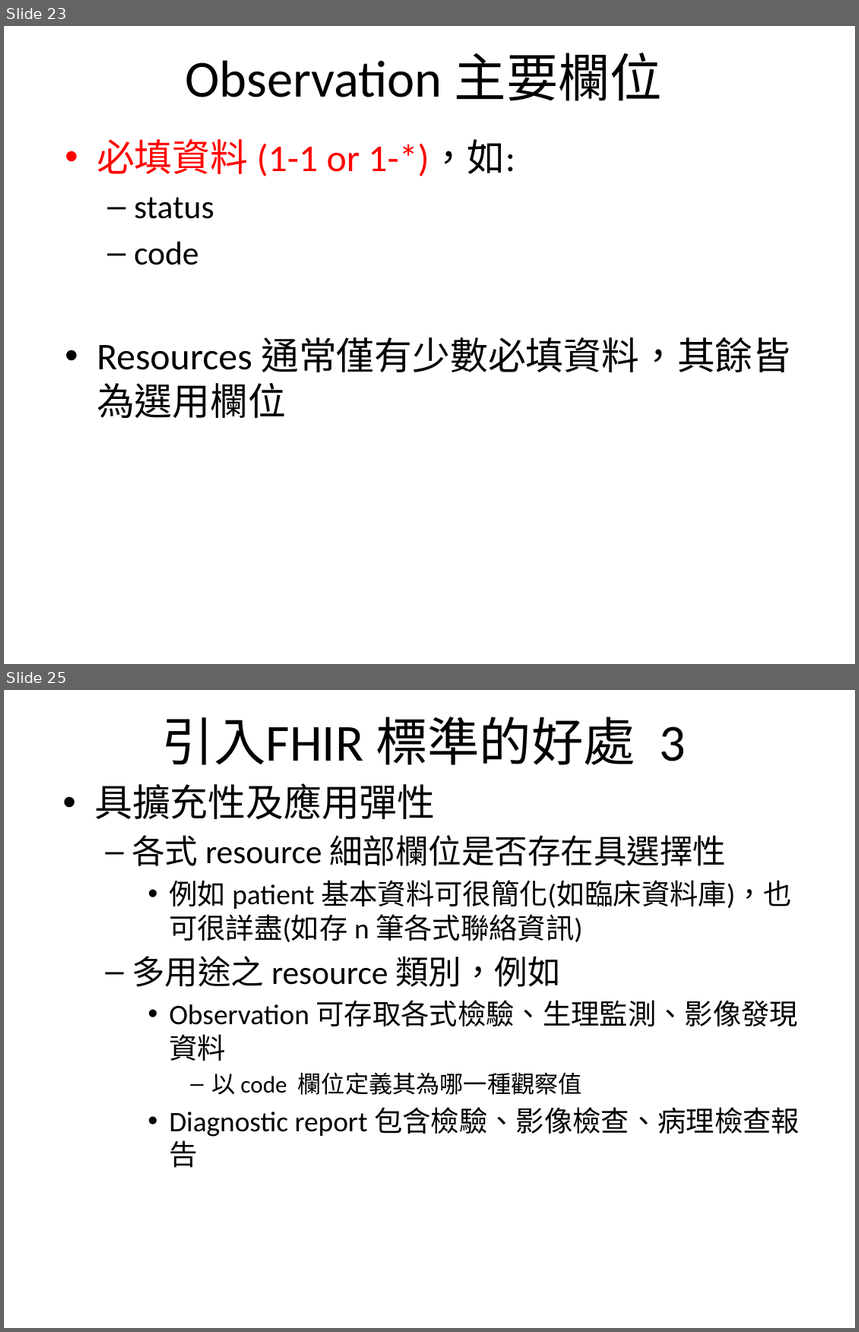
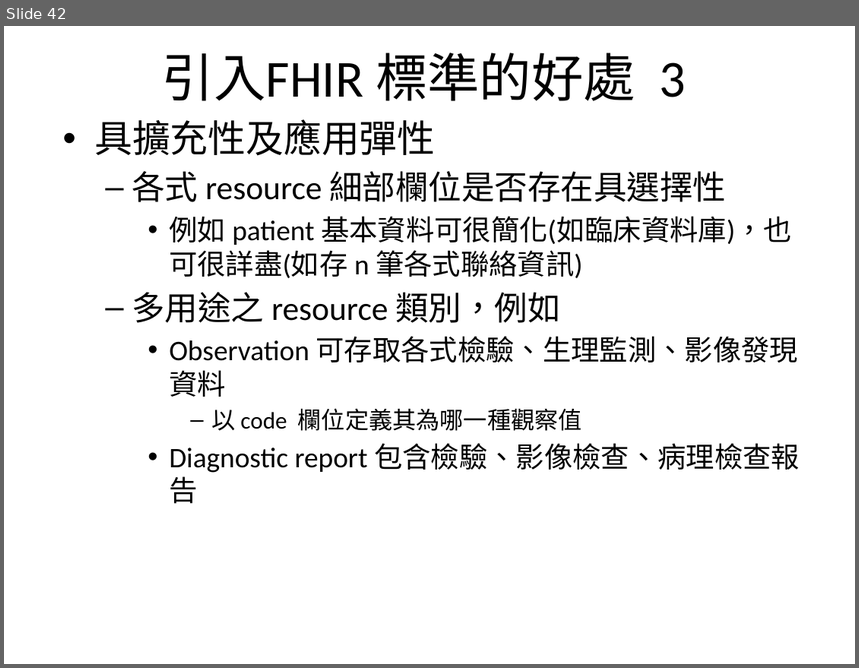
Before and after one commit to mos2718/FHIRspec, a slide deck: Spec/FHIR_Observation.pptx. Shown one above the other, each under a label of ours: slides 23 and 25 before the commit, slide 42 after it; the slides between them are not shown. The pictures are 859x1332 and 859x668 pixels, drawn with LibreOffice and Linux fonts; fonts in the diff are those of the drawing. Boxes give left, top, right and bottom in pixels: in the first picture for what was removed or moved away, otherwise in the second. Text is boxed around its words. In the diff, an @@ line names an element or a change of style, - is before the commit and + after.

```diff
--- a/Spec/FHIR_Observation.pptx
+++ b/Spec/FHIR_Observation.pptx
@@ slide 23 removed at (x1=4, y1=26, x2=855, y2=664), background #FFFFFF @@
@@ title removed at (x1=185, y1=53, x2=663, y2=101) @@
-Observation 主要欄位
@@ text removed at (x1=97, y1=139, x2=791, y2=418) @@
-• 必填資料 (1-1 or 1-*)，如:
-  – status
-  – code
-• Resources 通常僅有少數必填資料，其餘皆為選用欄位
@@ what was slide 25 is now slide 42 @@
```
Also in this commit, not shown: 3 slides changed, 17 slides added, 4 other slides removed.
